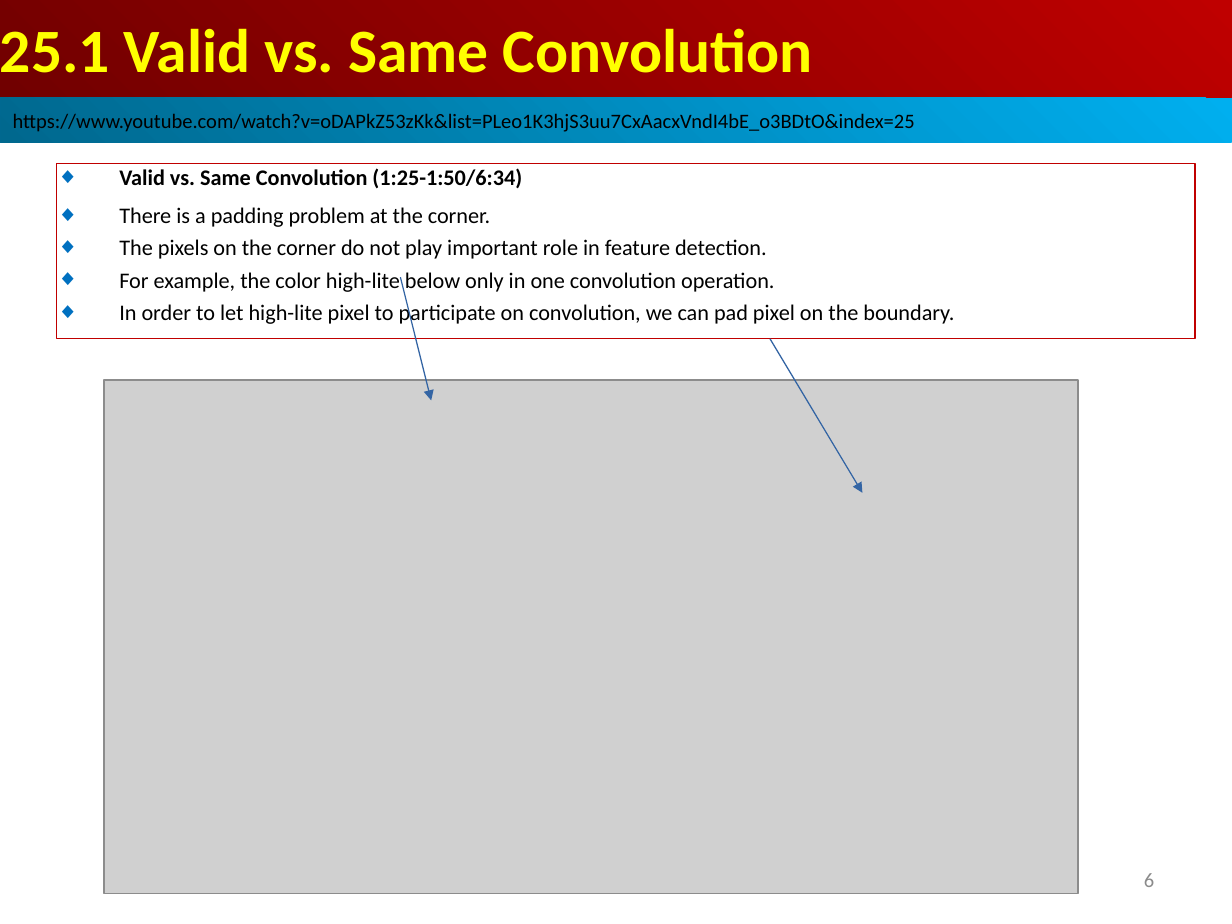
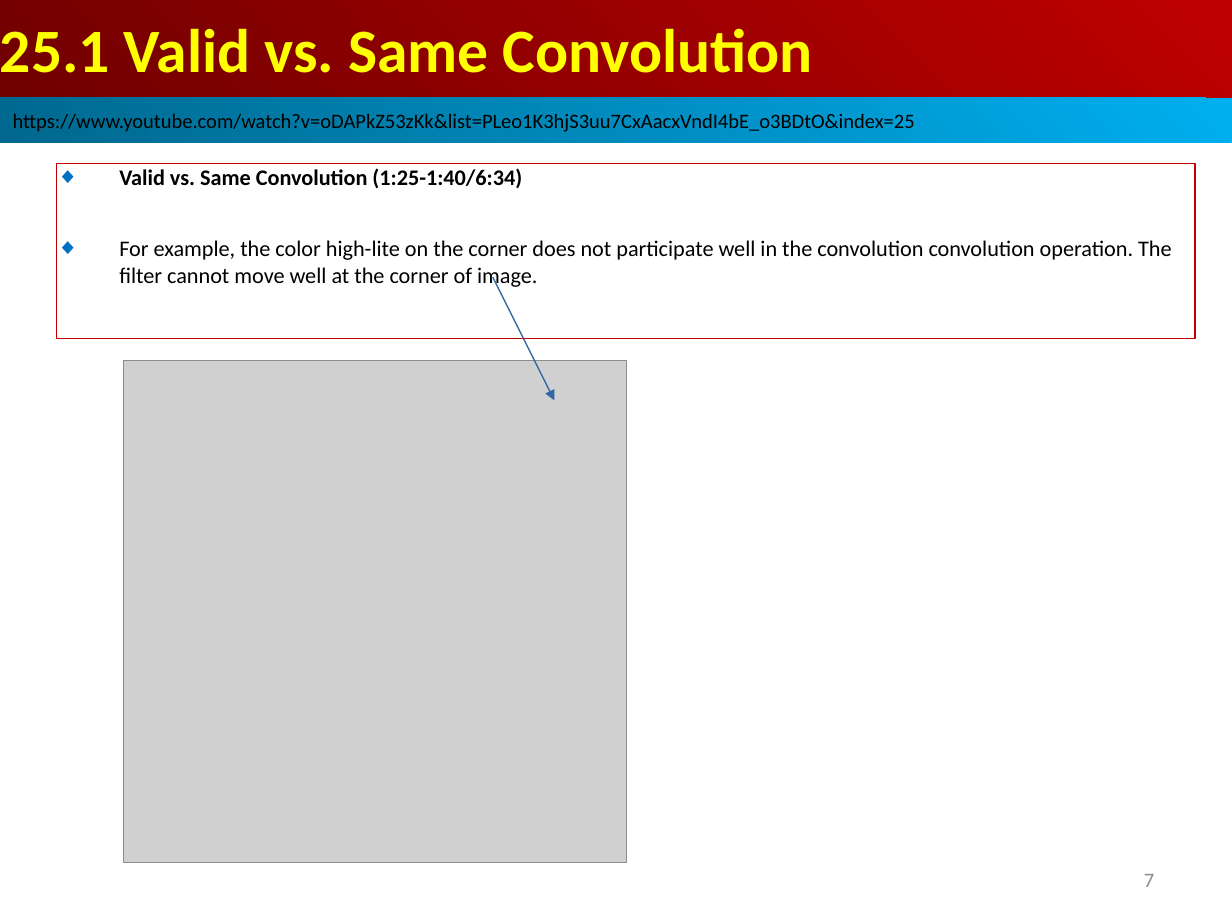
Before and after one commit to peterhchen/AIU_CS512_DL, a slide deck: slide 7 of 000_Lecture_Project/week13/01_Lecture/25_Pad_Stride.ppt (slide 6 before the commit). Drawn at 1232x924 pixels with LibreOffice and Linux fonts; fonts in the diff are those of the drawing; grey boxes stand for pictures. Boxes give left, top, right and bottom in pixels: in the first picture for what was removed or moved away, otherwise in the second. Text is boxed around its words. In the diff, an @@ line names an element or a change of style, - is before the commit and + after.

```diff
--- a/000_Lecture_Project/week13/01_Lecture/25_Pad_Stride.ppt
+++ b/000_Lecture_Project/week13/01_Lecture/25_Pad_Stride.ppt
@@ text in rectangle at box(119, 168, 1172, 289): text changed @@
-◆ Valid vs. Same Convolution (1:25-1:50/6:34)
-◆ There is a padding problem at the corner.
-◆ The pixels on the corner do not play important role in feature detection.
-◆ For example, the color high-lite below only in one convolution operation.
-◆ In order to let high-lite pixel to participate on convolution, we can pad pixel on the boundary.
+◆ Valid vs. Same Convolution (1:25-1:40/6:34)
+◆ For example, the color high-lite on the corner does not participate well in the convolution convolution operation. The filter cannot move well at the corner of image.
@@ arrow moved from (400, 277) - (431, 400) to (493, 277) - (554, 400) @@
@@ arrow removed from (770, 339) to (862, 493) @@
@@ picture: place and size @@
-picture at box(103, 379, 1078, 893)
+picture at box(123, 361, 626, 862)
@@ page number at box(1144, 874, 1154, 887): text changed @@
-6
+7
```
Also in this commit, not shown: 5 other slides changed, 3 slides added.
